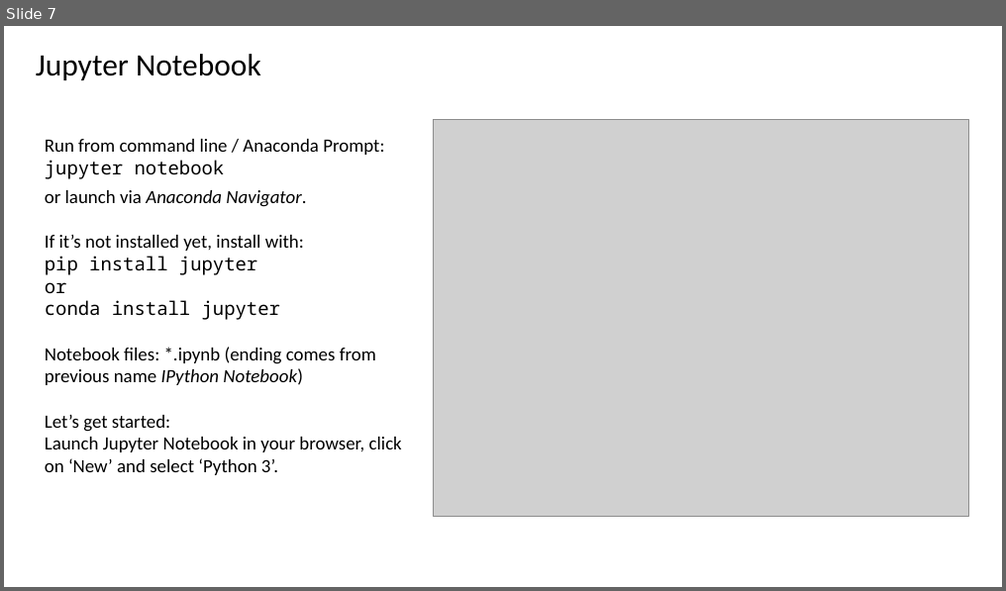
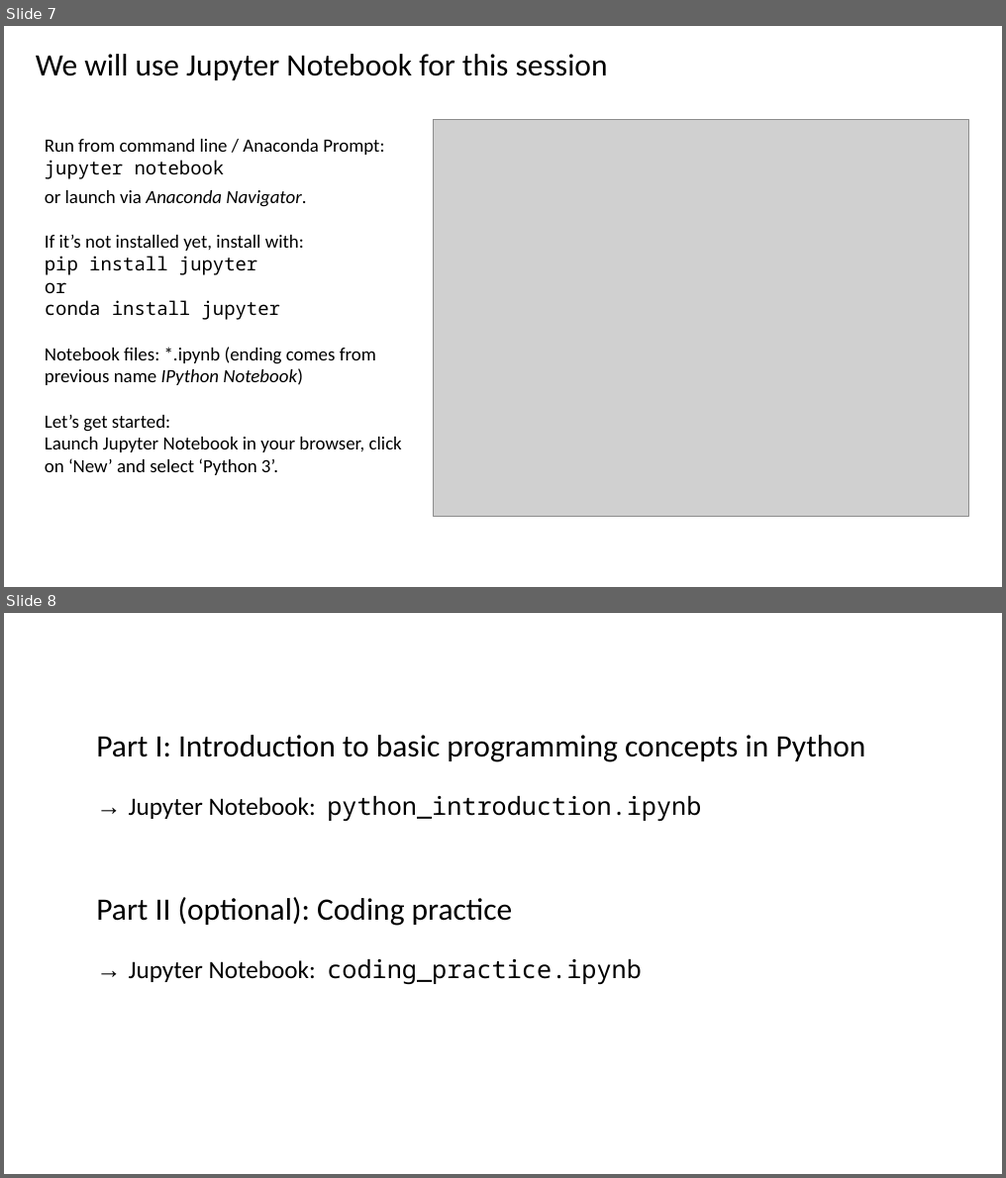
Before and after one commit to btitze/python-course, a slide deck: for_beginners/Python for Beginners.pptx. Shown one above the other, each under a label of ours: slide 7 before the commit, slides 7 and 8 after it. The pictures are 1006x591 and 1006x1178 pixels, drawn with LibreOffice and Linux fonts; fonts in the diff are those of the drawing; grey boxes stand for pictures. Boxes give left, top, right and bottom in pixels: in the first picture for what was removed or moved away, otherwise in the second. Text is boxed around its words. In the diff, an @@ line names an element or a change of style, - is before the commit and + after.

Commit message:
Update presentation and notebooks for 2020 beginners session

```diff
--- a/for_beginners/Python for Beginners.pptx
+++ b/for_beginners/Python for Beginners.pptx
@@ slide 8 added at [4, 613, 1002, 1174], background #FFFFFF @@
@@ text added at [96, 735, 866, 984], 30 pt, text #000000 @@
+Part I: Introduction to basic programming concepts in Python
+→ Jupyter Notebook: python_introduction.ipynb
+Part II (optional): Coding practice
+→ Jupyter Notebook: coding_practice.ipynb
@@ slide 7 changed as well @@
@@ title at [36, 54, 608, 80]: text changed @@
-Jupyter Notebook
+We will use Jupyter Notebook for this session
```
Also in this commit, not shown: 6 other slides changed, 2 other files.
